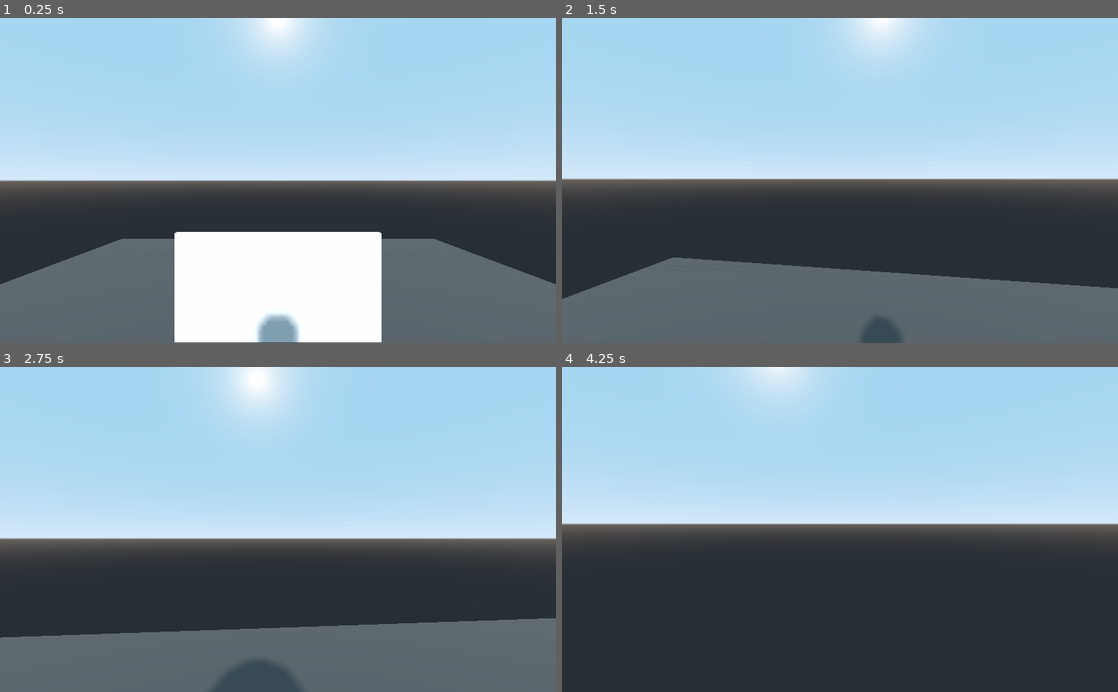
Above: before the commit, frames 1-4 (two rows, left to right).
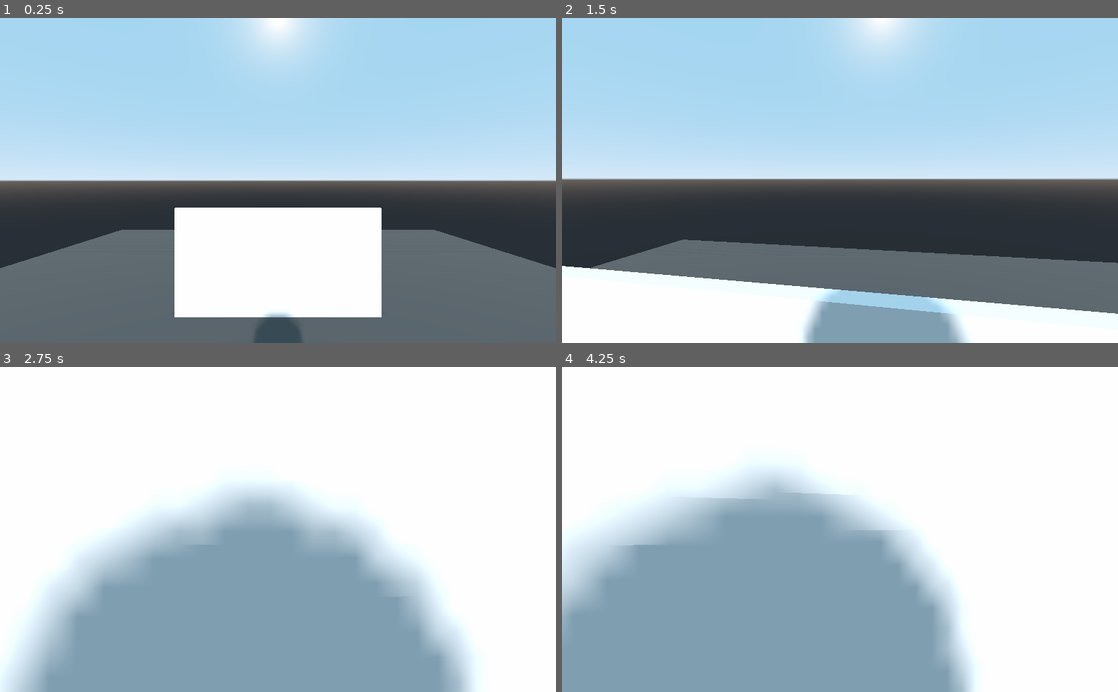
Above: after the commit, the same moments.

Repository: cedmundo/tutorial-fps
Game: Godot game, scene res://Main.tscn
The game is run twice, just before and just after one commit, with the same random seed, the same clock (stepped at 60 frames per second) and the same inputs.
Inputs (mouse positions are in pixels of both pictures, inside the frame that each line leads up to):
- Up to frame 1 (0.25 s): no input
- Up to frame 2 (1.5 s): move the mouse to (867, 180) at 0.52 s; hold Shift (sprint, bound only after the commit) 0.53-1.28 s; hold W (forward) from 0.53 s (still down); tap Space (jump) at 0.77, 0.8, 1.07, 1.35 s; move the mouse to (812, 180) at 1.27 s
- Up to frame 3 (2.75 s): keep holding W (forward); tap Space (jump) at 1.52, 1.82, 2.3 s; tap Shift (sprint, bound only after the commit) at 1.55 s; move the mouse to (289, 523) at 2.02 s; hold Shift (sprint, bound only after the commit) from 2.03 s (still down)
- Up to frame 4 (4.25 s): keep holding W (forward); move the mouse to (834, 536) at 2.77 s; release Shift (sprint, bound only after the commit) at 2.78 s; tap Shift (sprint, bound only after the commit) at 2.85 s; tap Space (jump) at 3.02, 3.32, 3.6, 3.77, 4.07 s; move the mouse to (878, 532) at 3.52 s

The runs differ from the first frame. In frame 1, 7.9% of the frame differs, in the area x 0-100%, y 58-100%; in frame 2, 22%; in frame 3, 98%; in frame 4, 98%, in the area x 0-100%, y 0-100%.

Commit message:
Add sprint with shift and character acceleration for more natural controls

Diff:
--- a/Player.gd
+++ b/Player.gd
@@ -3,9 +3,13 @@
 export(float) var vertical_sensibility = 0.1
 export(float) var horizontal_sensibility = 0.1
 export(float) var vertical_rotation_limit = 89
-export(float) var walking_speed = 10
+export(float) var walking_speed = 5.0
+export(float) var sprint_speed = 10.0
 export(float) var gravity = 9.8
-export(float) var jump_power = 8.0
+export(float) var walking_jump_power = 2.0
+export(float) var sprint_jump_power = 3.0
+export(float) var ground_acceleration = 8.0
+export(float) var air_acceleration = 4.0
 
 var velocity = Vector3.ZERO
 var gravity_vec = Vector3.ZERO
@@ -21,7 +25,11 @@
 		var coords = -event.get_relative()
 		rotate_y(deg2rad(coords.x * horizontal_sensibility))
 		camera.rotate_x(deg2rad(coords.y * vertical_sensibility))
-		camera.rotation.x = clamp(camera.rotation.x, deg2rad(-vertical_rotation_limit), deg2rad(vertical_rotation_limit))
+		camera.rotation.x = clamp(
+			camera.rotation.x,
+			deg2rad(-vertical_rotation_limit),
+			deg2rad(vertical_rotation_limit)
+		)
 
 	if event.is_action_pressed("ui_cancel"):
 		Input.set_mouse_mode(Input.MOUSE_MODE_VISIBLE)
@@ -43,16 +51,25 @@
 	direction += -global_transform.basis.z * input_strength.y
 	direction = direction.normalized()
 
+	var jump_power = walking_jump_power
+	var speed = walking_speed
+	if Input.is_action_pressed("sprint"):
+		speed = sprint_speed
+		jump_power = sprint_jump_power
+
+	var acceleration = 0.0
 	if is_on_floor():
 		gravity_vec = Vector3.ZERO
 		snap = -get_floor_normal()
+		acceleration = ground_acceleration
 	else:
 		gravity_vec += Vector3.DOWN * gravity * delta
 		snap = Vector3.DOWN
+		acceleration = air_acceleration
 
 	if Input.is_action_just_pressed("jump") and is_on_floor():
 		gravity_vec = Vector3.UP * jump_power
 		snap = Vector3.ZERO
 
-	velocity = direction * walking_speed
+	velocity = velocity.linear_interpolate(direction * speed, acceleration * delta)
 	velocity = move_and_slide_with_snap(velocity + gravity_vec, snap, Vector3.UP)
--- a/project.godot
+++ b/project.godot
@@ -41,6 +41,11 @@
 "events": [ Object(InputEventKey,"resource_local_to_scene":false,"resource_name":"","device":0,"alt":false,"shift":false,"control":false,"meta":false,"command":false,"pressed":false,"scancode":32,"unicode":0,"echo":false,"script":null)
  ]
 }
+sprint={
+"deadzone": 0.5,
+"events": [ Object(InputEventKey,"resource_local_to_scene":false,"resource_name":"","device":0,"alt":false,"shift":false,"control":false,"meta":false,"command":false,"pressed":false,"scancode":16777237,"unicode":0,"echo":false,"script":null)
+ ]
+}
 
 [physics]
 
Not shown: 3 places in Main.tscn that only renumber resources
